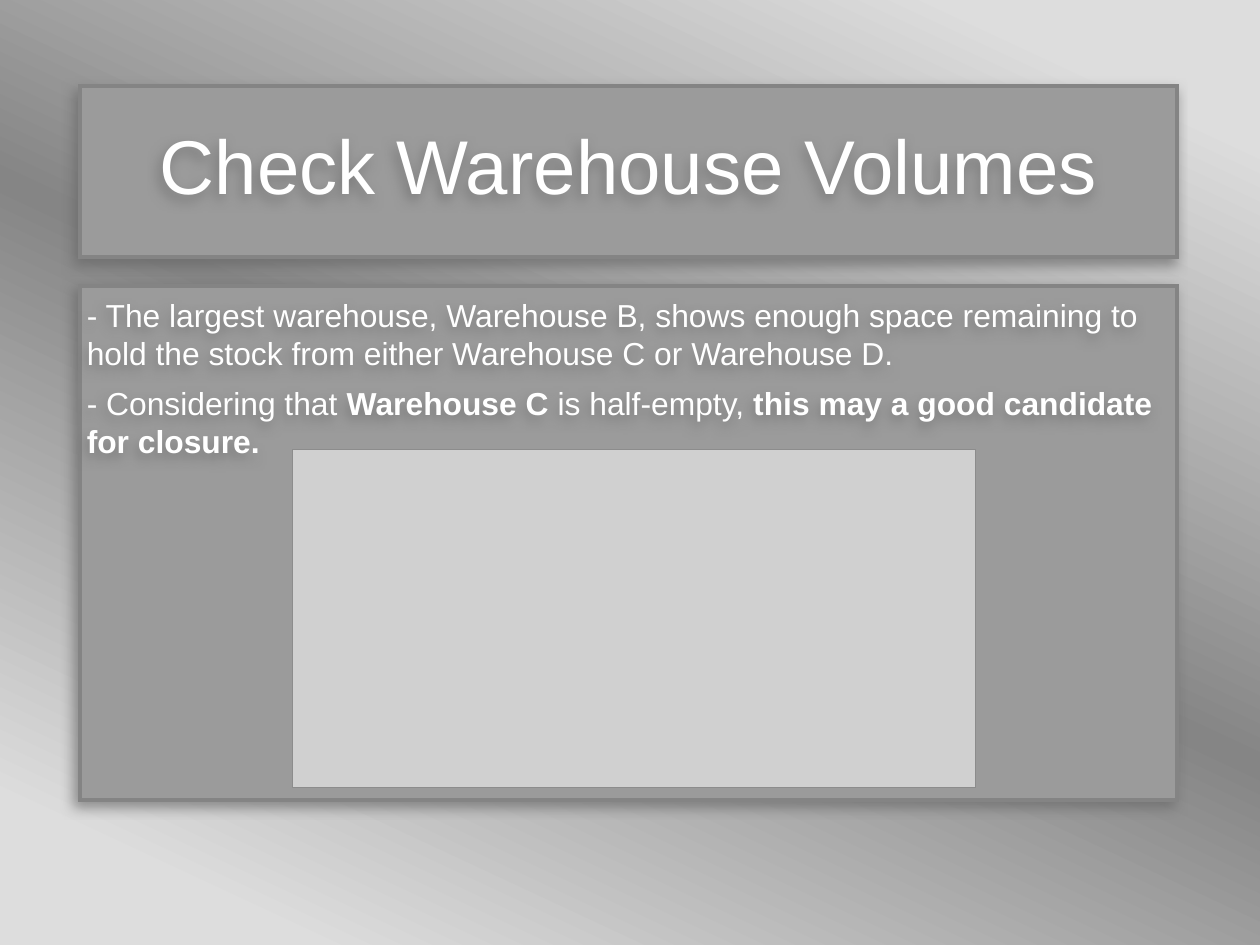
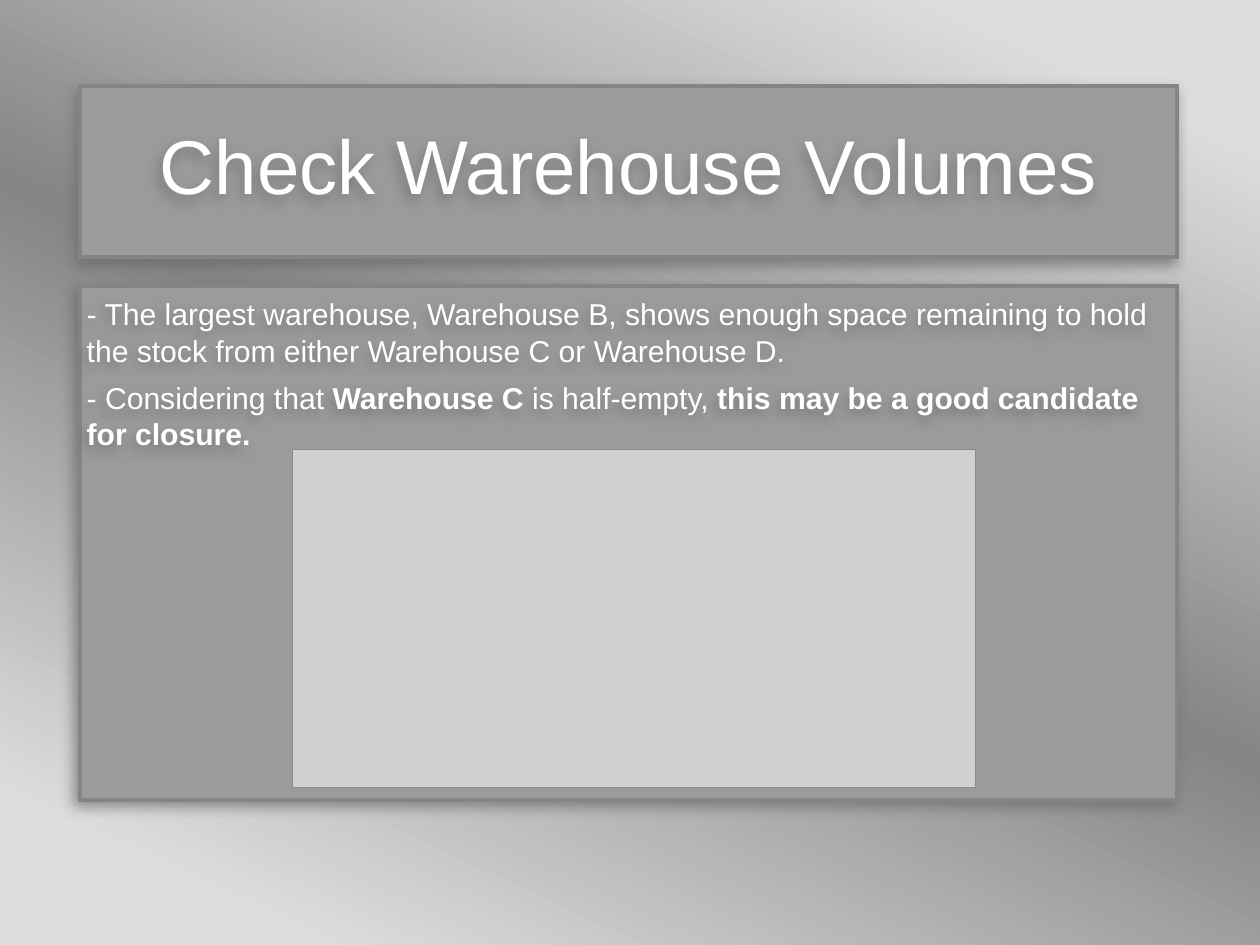
Before and after one commit to BCPMcustom/courseraSQL, a slide deck: slide 15 of Course#10/MintClassics.pptx. Drawn at 1260x945 pixels with LibreOffice and Linux fonts; fonts in the diff are those of the drawing; grey boxes stand for pictures; background and template pictures are left out. Boxes give left, top, right and bottom in pixels: in the first picture for what was removed or moved away, otherwise in the second. Text is boxed around its words. In the diff, an @@ line names an element or a change of style, - is before the commit and + after.

```diff
--- a/Course#10/MintClassics.pptx
+++ b/Course#10/MintClassics.pptx
@@ text at box(87, 303, 1147, 362): size 20 to 19 pt in "- The largest warehouse, Warehouse B, shows ..." @@
@@ text at box(87, 387, 1138, 445): text changed; size 20 to 19 pt @@
-- Considering that Warehouse C is half-empty, this may a good candidate for closure.
+- Considering that Warehouse C is half-empty, this may be a good candidate for closure.
```
Also in this commit, not shown: 5 other slides changed, 1 slide removed, 1 other file.
